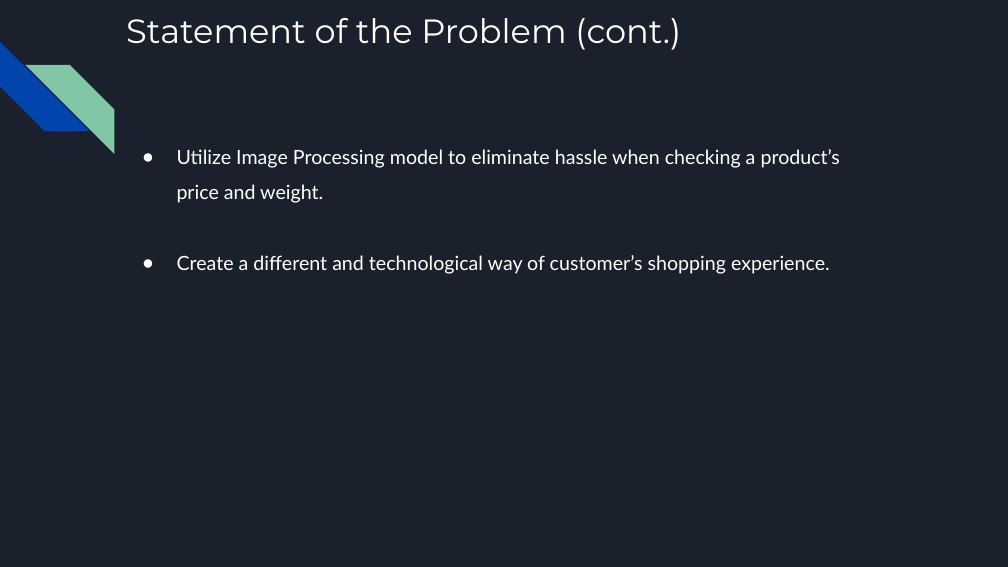
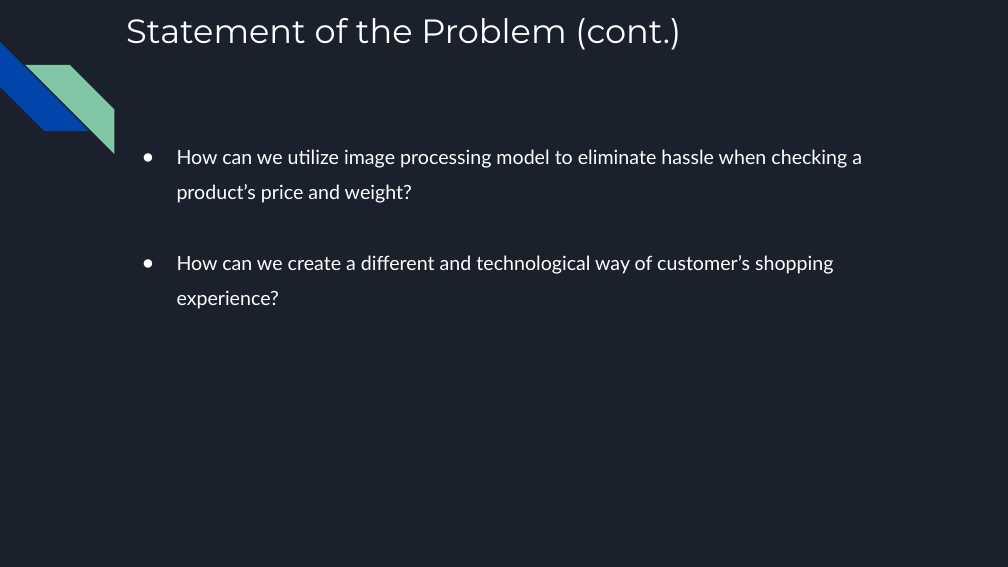
Before and after one commit to jubelalferez/Project-Design, a slide deck: slide 6 of tflite/Documents/Image Processing Shopping Cart Tagger.pptx. Drawn at 1008x567 pixels with LibreOffice and Linux fonts; fonts in the diff are those of the drawing. Boxes give left, top, right and bottom in pixels: in the first picture for what was removed or moved away, otherwise in the second. Text is boxed around its words. In the diff, an @@ line names an element or a change of style, - is before the commit and + after.

```diff
--- a/tflite/Documents/Image Processing Shopping Cart Tagger.pptx
+++ b/tflite/Documents/Image Processing Shopping Cart Tagger.pptx
@@ text at box(177, 149, 862, 309): text changed @@
-● Utilize Image Processing model to eliminate hassle when checking a product’s price and weight.
-● Create a different and technological way of customer’s shopping experience.
+● How can we utilize image processing model to eliminate hassle when checking a product’s price and weight?
+● How can we create a different and technological way of customer’s shopping experience?
```
Also in this commit, not shown: 1 other slide changed.
